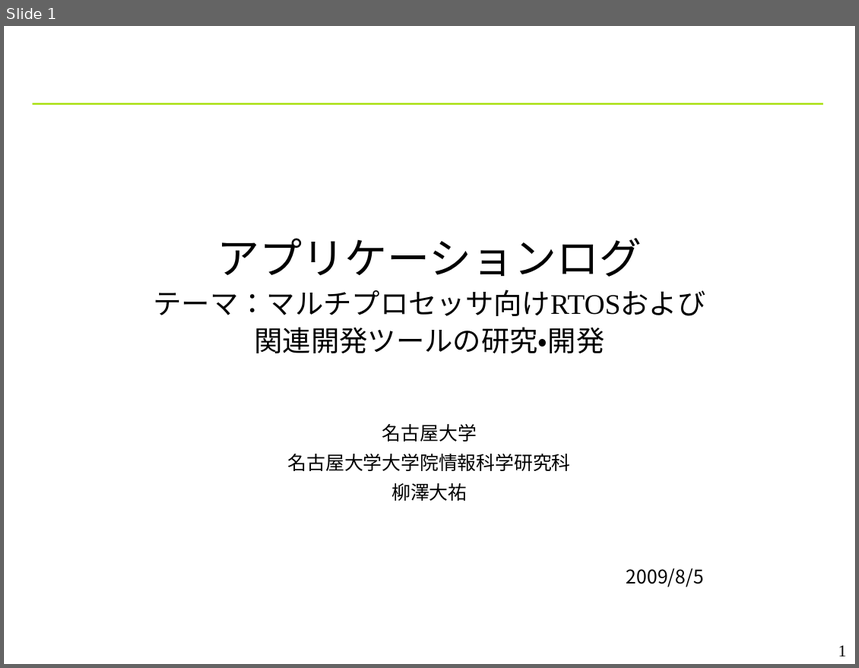
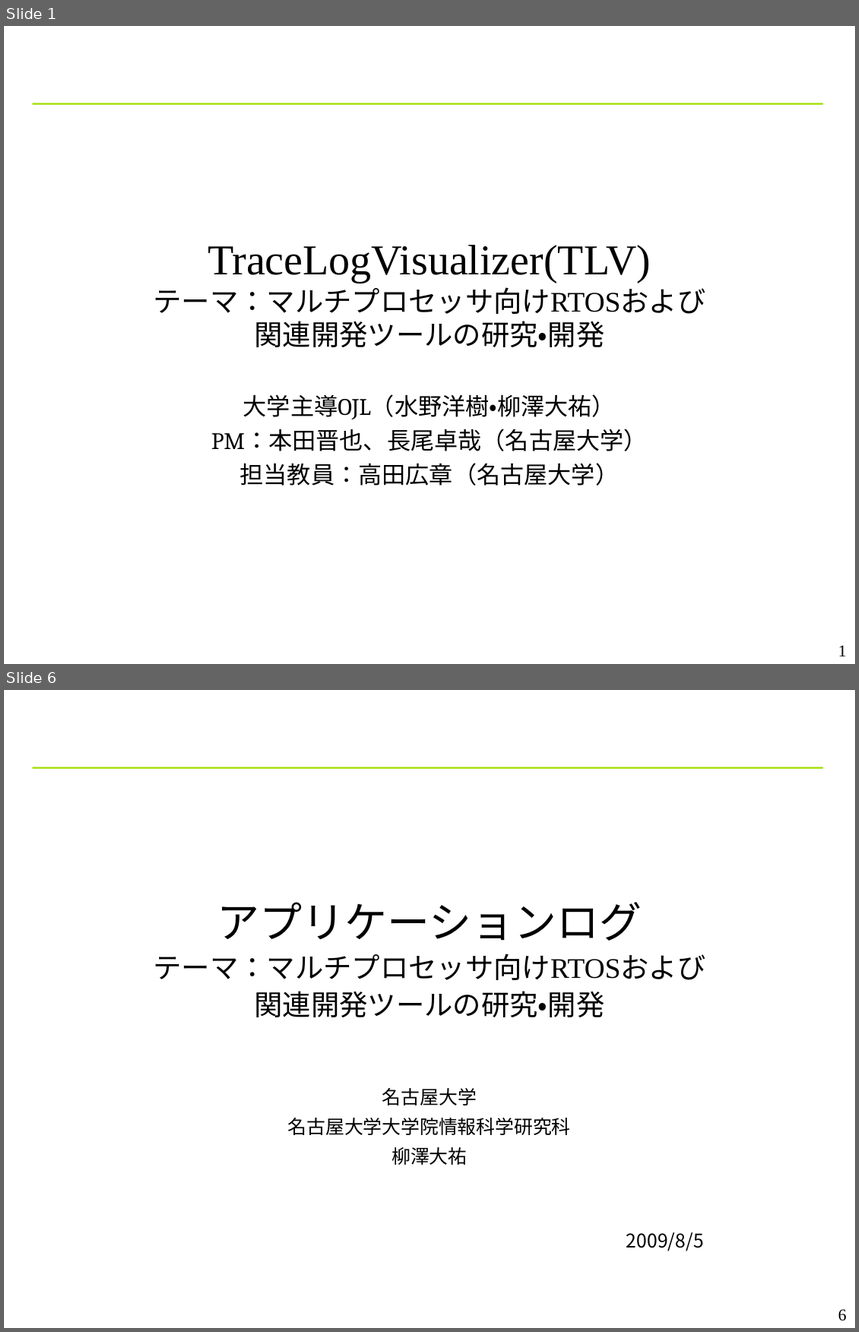
Before and after one commit to YixiaoLi/tlv4mc, a slide deck: doc/phase4/joho_koukankai/ojl-2nd-comm-yanagi.ppt. Shown one above the other, each under a label of ours: slide 1 before the commit, slides 1 and 6 after it; the slides between them are not shown. The pictures are 859x668 and 859x1332 pixels, drawn with LibreOffice and Linux fonts; fonts in the diff are those of the drawing; background and template pictures are left out. Boxes give left, top, right and bottom in pixels: in the first picture for what was removed or moved away, otherwise in the second. Text is boxed around its words. In the diff, an @@ line names an element or a change of style, - is before the commit and + after.

```diff
--- a/doc/phase4/joho_koukankai/ojl-2nd-comm-yanagi.ppt
+++ b/doc/phase4/joho_koukankai/ojl-2nd-comm-yanagi.ppt
@@ slide 1 added at (4, 26, 855, 664), background #FFFFFF; not listed: 1 template element that a slide beside it also shows @@
@@ title added at (153, 245, 705, 347), 24 pt, text #000000 @@
+TraceLogVisualizer(TLV)
+テーマ：マルチプロセッサ向けRTOSおよび
+関連開発ツールの研究・開発
@@ subtitle added at (211, 395, 648, 486), 20 pt, text #000000 @@
+大学主導OJL（水野洋樹・柳澤大祐）
+PM：本田晋也、長尾卓哉（名古屋大学）
+担当教員：高田広章（名古屋大学）
@@ page number added at (838, 645, 847, 657), 14 pt, text #000000 @@
+1
@@ what was slide 1 is now slide 6 @@
@@ page number at (838, 1309, 847, 1322): text changed @@
-1
+6
```
Also in this commit, not shown: 5 other slides added.
